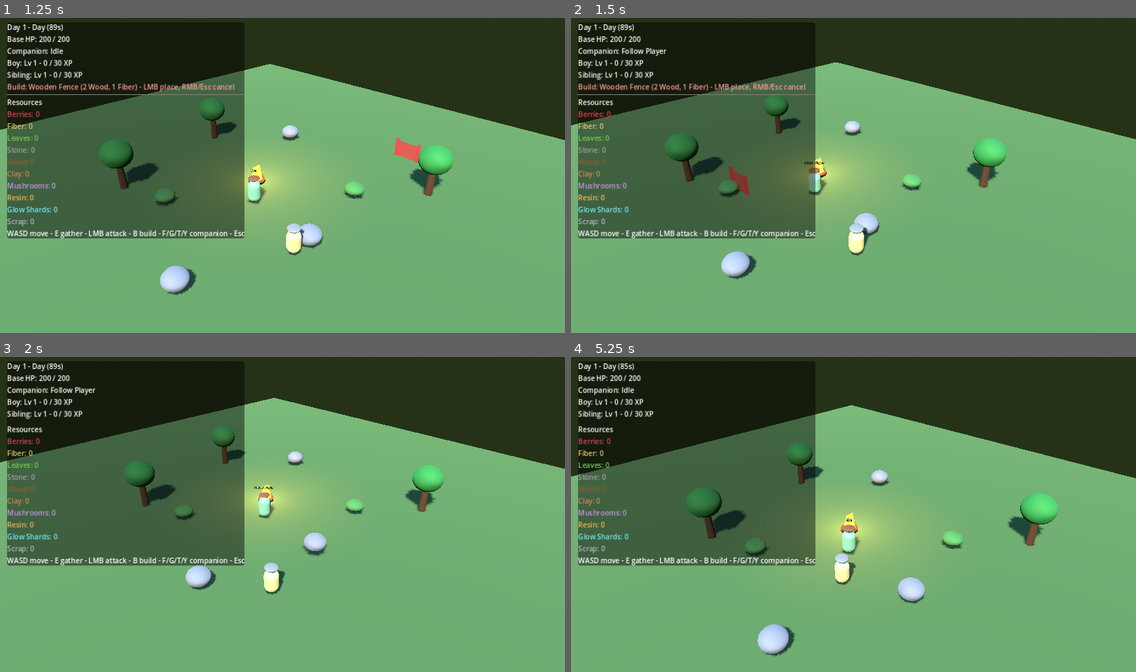
Above: before the commit, frames 1-4 (two rows, left to right).
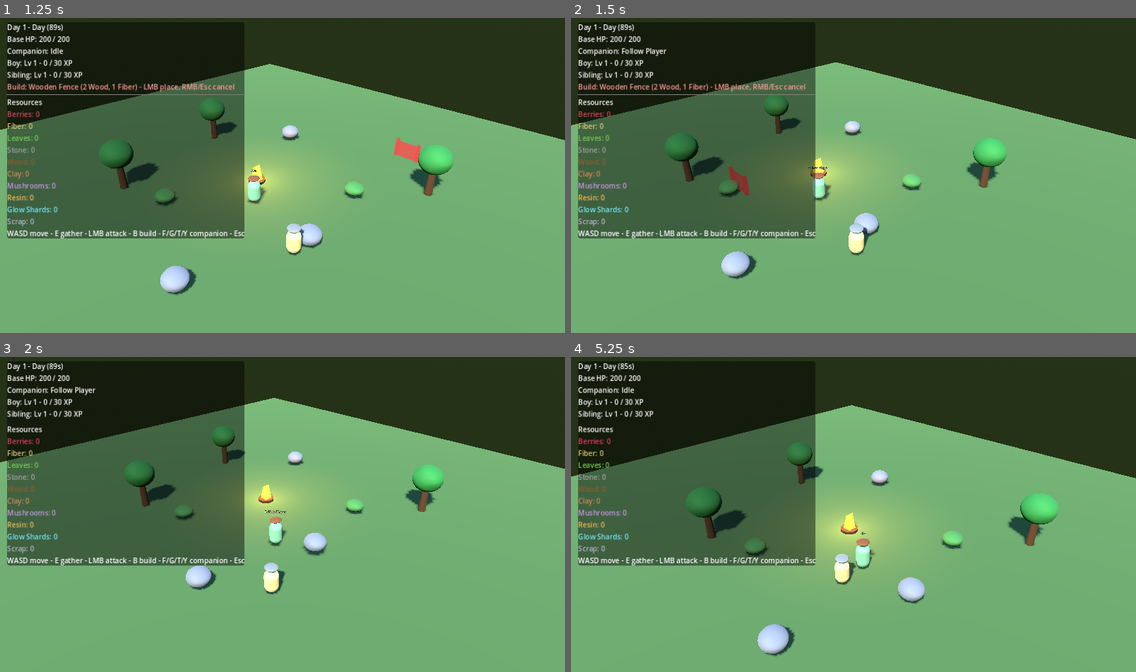
Above: after the commit, the same moments.

Repository: dtrussel/campsite
Game: Godot game, scene res://scenes/main/Main.tscn
The game is run twice, just before and just after one commit, with the same random seed, the same clock (stepped at 60 frames per second) and the same inputs.
Inputs (mouse positions are in pixels of both pictures, inside the frame that each line leads up to):
- Up to frame 1 (1.25 s): move the mouse to (406, 159) at 0.52 s; hold D (move_right) from 0.53 s (still down); hold B (toggle_build_mode) from 0.53 s (still down)
- Up to frame 2 (1.5 s): move the mouse to (740, 191) at 1.27 s; release D (move_right) at 1.28 s; release B (toggle_build_mode) at 1.28 s; hold S (move_back) from 1.28 s (still down); tap F (assign_follow) at 1.35 s
- Up to frame 3 (2 s): keep holding S (move_back); tap B (toggle_build_mode) at 1.55 s
- Up to frame 4 (5.25 s): move the mouse to (910, 442) at 2.02 s; release S (move_back) at 2.03 s; hold D (move_right) 2.03-2.78 s; hold T (assign_gather) 2.03-2.78 s; tap B (toggle_build_mode) every 0.75 s from 2.3 to 4.55 s; move the mouse to (825, 577) at 2.77 s; hold W (move_forward) 2.78-3.53 s; tap G (assign_guard) at 2.85 s; move the mouse to (1023, 561) at 3.52 s; hold Y (assign_idle) 3.53-4.28 s; hold A (move_left) 3.53-5.03 s; move the mouse to (684, 464) at 4.27 s; click (684, 464) at 4.35 s; move the mouse to (881, 514) at 5.02 s; hold S (move_back) from 5.03 s (still down); hold E (interact) from 5.03 s (still down)

Frame 1 is identical in both runs. In frame 2, 0.3% of the frame differs, in the area x 41-47%, y 45-59%; in frame 3, 0.4%; in frame 4, 0.5%, in the area x 47-54%, y 51-68%.

Commit message:
Fix cyclic scene/definition references and export-unsafe loaders
The main scene never loaded: Sibling.tscn <-> sibling.tres and
ShadowImp.tscn <-> shadow_imp.tres referenced each other, which Godot
rejects with 'Parse Error: Busy'. Definitions now hold a scene_path and
load lazily via get_scene().

Also:
- DefinitionLoader scans resource dirs in a way that survives export
  (.tres.remap), used by ResourceManager and BuildManager.
- add_child before setting global transforms in MobSpawner and
  BuildManager.

Co-Authored-By: Claude Opus 5.5 <noreply@anthropic.com>
Claude-Session: https://claude.ai/code/session_01624ZuUayPgaSZXb3SPyf8p

Diff:
--- a/game/resources/buildings/watch_post.tres
+++ b/game/resources/buildings/watch_post.tres
@@ -1,14 +1,13 @@
-[gd_resource type="Resource" script_class="BuildingDefinition" load_steps=3 format=3 uid="uid://b0campsitebuilddefwatchpost"]
+[gd_resource type="Resource" script_class="BuildingDefinition" load_steps=2 format=3 uid="uid://b0campsitebuilddefwatchpost"]
 
 [ext_resource type="Script" path="res://scripts/buildings/building_definition.gd" id="1_def"]
-[ext_resource type="PackedScene" uid="uid://b0campsitebuildwatchpost01" path="res://scenes/buildings/WatchPost.tscn" id="2_scene"]
 
 [resource]
 script = ExtResource("1_def")
 id = &"watch_post"
 display_name = "Watch Post"
 description = "An elevated post a companion can guard from."
-scene = ExtResource("2_scene")
+scene_path = "res://scenes/buildings/WatchPost.tscn"
 cost = {
 &"wood": 4,
 &"stone": 2,
--- a/game/resources/buildings/wooden_fence.tres
+++ b/game/resources/buildings/wooden_fence.tres
@@ -1,14 +1,13 @@
-[gd_resource type="Resource" script_class="BuildingDefinition" load_steps=3 format=3 uid="uid://b0campsitebuilddefwoodenfence"]
+[gd_resource type="Resource" script_class="BuildingDefinition" load_steps=2 format=3 uid="uid://b0campsitebuilddefwoodenfence"]
 
 [ext_resource type="Script" path="res://scripts/buildings/building_definition.gd" id="1_def"]
-[ext_resource type="PackedScene" uid="uid://b0campsitebuildwoodenfence01" path="res://scenes/buildings/WoodenFence.tscn" id="2_scene"]
 
 [resource]
 script = ExtResource("1_def")
 id = &"wooden_fence"
 display_name = "Wooden Fence"
 description = "A cheap wooden barrier. Slows or blocks small mobs."
-scene = ExtResource("2_scene")
+scene_path = "res://scenes/buildings/WoodenFence.tscn"
 cost = {
 &"wood": 2,
 &"fiber": 1
--- a/game/resources/companions/sibling.tres
+++ b/game/resources/companions/sibling.tres
@@ -1,13 +1,12 @@
-[gd_resource type="Resource" script_class="CompanionDefinition" load_steps=3 format=3 uid="uid://b0campsitecompdefsibling"]
+[gd_resource type="Resource" script_class="CompanionDefinition" load_steps=2 format=3 uid="uid://b0campsitecompdefsibling"]
 
 [ext_resource type="Script" path="res://scripts/companions/companion_definition.gd" id="1_def"]
-[ext_resource type="PackedScene" uid="uid://b0campsitecompsibling01" path="res://scenes/companions/Sibling.tscn" id="2_scene"]
 
 [resource]
 script = ExtResource("1_def")
 id = &"sibling"
 display_name = "Sibling"
-scene = ExtResource("2_scene")
+scene_path = "res://scenes/companions/Sibling.tscn"
 move_speed = 4.8
 attack_damage = 3
 attack_range = 2.0
--- a/game/resources/mobs/shadow_imp.tres
+++ b/game/resources/mobs/shadow_imp.tres
@@ -1,13 +1,12 @@
-[gd_resource type="Resource" script_class="MobDefinition" load_steps=3 format=3 uid="uid://b0campsitemobdefshadowimp"]
+[gd_resource type="Resource" script_class="MobDefinition" load_steps=2 format=3 uid="uid://b0campsitemobdefshadowimp"]
 
 [ext_resource type="Script" path="res://scripts/mobs/mob_definition.gd" id="1_def"]
-[ext_resource type="PackedScene" uid="uid://b0campsitemobshadowimp01" path="res://scenes/mobs/ShadowImp.tscn" id="2_scene"]
 
 [resource]
 script = ExtResource("1_def")
 id = &"shadow_imp"
 display_name = "Shadow Imp"
-scene = ExtResource("2_scene")
+scene_path = "res://scenes/mobs/ShadowImp.tscn"
 max_hp = 8
 move_speed = 2.4
 attack_damage = 4
--- a/game/scripts/buildings/building_definition.gd
+++ b/game/scripts/buildings/building_definition.gd
@@ -10,12 +10,25 @@
 @export var id: StringName = &""
 @export var display_name: String = ""
 @export var description: String = ""
-@export var scene: PackedScene
 @export var cost: Dictionary = {}        # { &"wood": 2, &"fiber": 1 }
 @export var max_hp: int = 50
 @export var footprint_size: Vector3 = Vector3(1.0, 1.0, 1.0)
 @export var ui_color: Color = Color.WHITE
 @export var sort_order: int = 100        # lower comes first in the build menu
+
+
+## Scenes are referenced by path (not PackedScene) because the scene
+## itself embeds this definition; a direct reference would be cyclic
+## and fail to load.
+@export_file("*.tscn") var scene_path: String = ""
+
+var _scene_cache: PackedScene = null
+
+
+func get_scene() -> PackedScene:
+	if _scene_cache == null and scene_path != "":
+		_scene_cache = load(scene_path) as PackedScene
+	return _scene_cache
 
 
 func cost_summary() -> String:
--- a/game/scripts/companions/companion_definition.gd
+++ b/game/scripts/companions/companion_definition.gd
@@ -8,9 +8,22 @@
 
 @export var id: StringName = &""
 @export var display_name: String = ""
-@export var scene: PackedScene
 @export var move_speed: float = 4.5
 @export var attack_damage: int = 3
 @export var attack_range: float = 2.0
 @export var attack_cooldown_seconds: float = 0.6
 @export var ui_color: Color = Color(0.6, 0.85, 0.55, 1)
+
+
+## Scenes are referenced by path (not PackedScene) because the scene
+## itself embeds this definition; a direct reference would be cyclic
+## and fail to load.
+@export_file("*.tscn") var scene_path: String = ""
+
+var _scene_cache: PackedScene = null
+
+
+func get_scene() -> PackedScene:
+	if _scene_cache == null and scene_path != "":
+		_scene_cache = load(scene_path) as PackedScene
+	return _scene_cache
--- a/game/scripts/core/build_manager.gd
+++ b/game/scripts/core/build_manager.gd
@@ -54,7 +54,7 @@
 
 
 func enter_build_mode(definition: BuildingDefinition) -> bool:
-	if definition == null or definition.scene == null:
+	if definition == null or definition.get_scene() == null:
 		return false
 	if is_in_build_mode():
 		_destroy_ghost()
@@ -119,18 +119,17 @@
 func _try_confirm() -> void:
 	if not _is_valid:
 		return
-	if _active_definition == null or _active_definition.scene == null:
+	if _active_definition == null or _active_definition.get_scene() == null:
 		return
 	if not ResourceManager.spend_costs(_active_definition.cost):
 		return
-	var building: Node = _active_definition.scene.instantiate()
+	var scene_root: Node = get_tree().current_scene
+	if scene_root == null:
+		return
+	var building: Node = _active_definition.get_scene().instantiate()
+	scene_root.add_child(building)
 	if _ghost != null:
 		(building as Node3D).global_transform = _ghost.global_transform
-	var scene_root: Node = get_tree().current_scene
-	if scene_root == null:
-		building.queue_free()
-		return
-	scene_root.add_child(building)
 	building_placed.emit(building)
 	_award_build_xp()
 	# Force a validity re-eval so the ghost flips to red if the cost can
@@ -149,7 +148,7 @@
 	var scene_root: Node = get_tree().current_scene
 	if scene_root == null:
 		return false
-	var instance: Node = definition.scene.instantiate()
+	var instance: Node = definition.get_scene().instantiate()
 	var ghost: Node3D = instance as Node3D
 	if ghost == null:
 		instance.queue_free()
@@ -285,28 +284,17 @@
 func _load_definitions() -> void:
 	_definitions.clear()
 	_by_id.clear()
-	var dir: DirAccess = DirAccess.open(BUILDINGS_DIR)
-	if dir == null:
-		push_warning("BuildManager: cannot open %s" % BUILDINGS_DIR)
-		return
-	dir.list_dir_begin()
-	var file_name: String = dir.get_next()
-	while file_name != "":
-		if not dir.current_is_dir() and file_name.ends_with(".tres"):
-			var path: String = BUILDINGS_DIR + file_name
-			var loaded: Resource = load(path)
-			var def: BuildingDefinition = loaded as BuildingDefinition
-			if def == null:
-				push_warning("BuildManager: %s is not a BuildingDefinition" % path)
-			elif def.id == &"":
-				push_warning("BuildManager: %s has empty id; skipping" % path)
-			elif def.scene == null:
-				push_warning("BuildManager: %s has no scene; skipping" % path)
-			else:
-				_definitions.append(def)
-				_by_id[def.id] = def
-		file_name = dir.get_next()
-	dir.list_dir_end()
+	for loaded in DefinitionLoader.load_all(BUILDINGS_DIR):
+		var def: BuildingDefinition = loaded as BuildingDefinition
+		if def == null:
+			push_warning("BuildManager: %s is not a BuildingDefinition" % loaded.resource_path)
+		elif def.id == &"":
+			push_warning("BuildManager: %s has empty id; skipping" % loaded.resource_path)
+		elif def.get_scene() == null:
+			push_warning("BuildManager: %s has no scene; skipping" % loaded.resource_path)
+		else:
+			_definitions.append(def)
+			_by_id[def.id] = def
 	_definitions.sort_custom(_compare_definitions)
 
 
--- a/game/scripts/core/resource_manager.gd
+++ b/game/scripts/core/resource_manager.gd
@@ -81,26 +81,15 @@
 func _load_definitions() -> void:
 	_definitions.clear()
 	_by_id.clear()
-	var dir: DirAccess = DirAccess.open(ITEM_DIR)
-	if dir == null:
-		push_warning("ResourceManager: cannot open %s" % ITEM_DIR)
-		return
-	dir.list_dir_begin()
-	var file_name: String = dir.get_next()
-	while file_name != "":
-		if not dir.current_is_dir() and file_name.ends_with(".tres"):
-			var path: String = ITEM_DIR + file_name
-			var loaded: Resource = load(path)
-			var def: ResourceDefinition = loaded as ResourceDefinition
-			if def == null:
-				push_warning("ResourceManager: %s is not a ResourceDefinition" % path)
-			elif def.id == &"":
-				push_warning("ResourceManager: %s has empty id; skipping" % path)
-			else:
-				_definitions.append(def)
-				_by_id[def.id] = def
-		file_name = dir.get_next()
-	dir.list_dir_end()
+	for loaded in DefinitionLoader.load_all(ITEM_DIR):
+		var def: ResourceDefinition = loaded as ResourceDefinition
+		if def == null:
+			push_warning("ResourceManager: %s is not a ResourceDefinition" % loaded.resource_path)
+		elif def.id == &"":
+			push_warning("ResourceManager: %s has empty id; skipping" % loaded.resource_path)
+		else:
+			_definitions.append(def)
+			_by_id[def.id] = def
 	_definitions.sort_custom(_compare_definitions)
 
 
--- a/game/scripts/mobs/mob_definition.gd
+++ b/game/scripts/mobs/mob_definition.gd
@@ -8,7 +8,6 @@
 
 @export var id: StringName = &""
 @export var display_name: String = ""
-@export var scene: PackedScene
 @export var max_hp: int = 6
 @export var move_speed: float = 2.2
 @export var attack_damage: int = 3
@@ -16,3 +15,17 @@
 @export var attack_cooldown_seconds: float = 1.0
 @export var xp_reward: int = 5
 @export var ui_color: Color = Color(0.6, 0.4, 0.7, 1)
+
+
+## Scenes are referenced by path (not PackedScene) because the scene
+## itself embeds this definition; a direct reference would be cyclic
+## and fail to load.
+@export_file("*.tscn") var scene_path: String = ""
+
+var _scene_cache: PackedScene = null
+
+
+func get_scene() -> PackedScene:
+	if _scene_cache == null and scene_path != "":
+		_scene_cache = load(scene_path) as PackedScene
+	return _scene_cache
--- a/game/scripts/mobs/mob_spawner.gd
+++ b/game/scripts/mobs/mob_spawner.gd
@@ -77,18 +77,18 @@
 
 
 func _spawn_one() -> void:
-	if mob_definition == null or mob_definition.scene == null:
+	if mob_definition == null or mob_definition.get_scene() == null:
 		return
 	var parent: Node = get_tree().current_scene
 	if parent == null:
 		return
-	var instance: Node = mob_definition.scene.instantiate()
+	var instance: Node = mob_definition.get_scene().instantiate()
 	var mob: Node3D = instance as Node3D
 	if mob == null:
 		instance.queue_free()
 		return
+	parent.add_child(mob)
 	mob.global_position = _pick_spawn_position()
-	parent.add_child(mob)
 	_alive_mobs.append(mob)
 	if instance.has_signal("defeated"):
 		instance.defeated.connect(_on_mob_defeated)
--- /dev/null
+++ b/game/scripts/utilities/definition_loader.gd
@@ -0,0 +1,35 @@
+class_name DefinitionLoader
+extends RefCounted
+
+## DefinitionLoader
+##
+## Loads every .tres under a directory. Safe for exported builds: in
+## an exported PCK, text resources are listed as "foo.tres.remap" (or
+## converted to "foo.res"), so a naive ends_with(".tres") scan finds
+## nothing. We strip the export suffixes and hand the original path to
+## load(), which follows the remap.
+
+
+static func load_all(dir_path: String) -> Array[Resource]:
+	var out: Array[Resource] = []
+	var dir: DirAccess = DirAccess.open(dir_path)
+	if dir == null:
+		push_warning("DefinitionLoader: cannot open %s" % dir_path)
+		return out
+	var seen: Dictionary = {}
+	dir.list_dir_begin()
+	var file_name: String = dir.get_next()
+	while file_name != "":
+		if not dir.current_is_dir():
+			var clean: String = file_name.trim_suffix(".remap").trim_suffix(".import")
+			if clean.ends_with(".tres") or clean.ends_with(".res"):
+				if not seen.has(clean):
+					seen[clean] = true
+					var loaded: Resource = load(dir_path.path_join(clean))
+					if loaded != null:
+						out.append(loaded)
+					else:
+						push_warning("DefinitionLoader: failed to load %s" % clean)
+		file_name = dir.get_next()
+	dir.list_dir_end()
+	return out
Not shown, added: game/icon.svg.import
